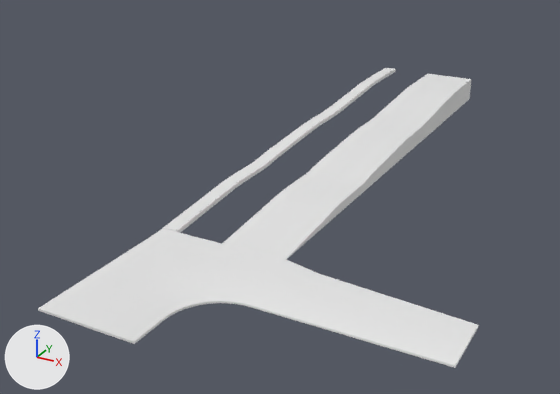
What one commit did to the OBJ model Assets/middleramp.obj.
One viewpoint serves both versions: a 50 mm lens placed at (29.1, -69.9, 34.3), pointed at (-15.9, 11.8, -6.6). Every picture has the same lights, and +X, +Y and +Z are marked at lower left. Where no turn or scale is listed for an object, it has been applied to the vertices.

Names of what the first picture shows: 'Cube.005_Cube.006', 'Cube.022_Cube.018'.
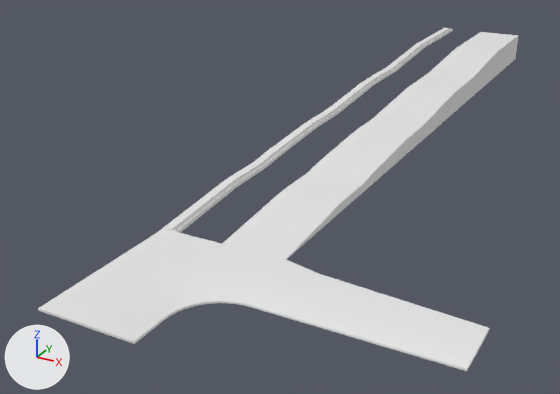
What differs and where, as boxes [x1, y1, x2, y2] in the pictures (560 x 394 px; the box of a moved part takes in the faces that stretch with it):
'Cube.005_Cube.006', reshaped (9% wider, 15% taller)
    before: [38, 74, 479, 368]
    after: [38, 32, 518, 371]
'Cube.022_Cube.018', reshaped (24% wider, 24% taller)
    before: [163, 68, 396, 233]
    after: [163, 28, 453, 233]
part 1 of me_cube_005_cube_006, built on
    before: [411, 74, 471, 114]
    after: [411, 32, 518, 114]
part 2 of me_cube_005_cube_006, moved or reshaped
    before: [276, 274, 479, 368]
    after: [276, 274, 490, 371]
part 3 of me_cube_022_cube_018, built on
    before: [170, 68, 394, 231]
    after: [170, 28, 453, 231]

The change in detail:
Material 'Material.017' (mat_material_017) is new.
Its base color is (0.439, 0.439, 0.439) (grey #b1b1b1).
Its roughness is 0.526.
me_cube_005_cube_006 is used by ob_cube_005_cube_006; location (0.0, 0.0, 0.0).
Verts and faces of me_cube_005_cube_006; kept vertices keep their numbers, new ones are numbered from 220.
Before the commit, vertices of me_cube_005_cube_006: 211 (17.2, -14.5, -0.9) at pixel (478, 324), 212 (17.2, -14.5, -1.2) at pixel (478, 327), 213 (17.2, -20.8, -1.2) at pixel (455, 367), 214 (17.2, -20.8, -1.0) at pixel (455, 365), 215 (17.2, -20.8, -0.9) at pixel (455, 365).
Before the commit, vertices of me_cube_005_cube_006: 216 (17.2, -20.8, -0.9) at pixel (455, 364).
me_cube_005_cube_006 had 220 vertices, 188 faces, 2 loose edges and spanned x -16.4..17.2, y -29.9..49.1, z -1.3..2.2.
me_cube_005_cube_006 now has 284 vertices, 274 faces, 2 loose edges and spans x -16.4..18.1, y -29.9..79.7, z -1.3..3.4.
Part 1, on me_cube_005_cube_006:
2 vertices are removed from x -9.2..-2.0, y 49.1, z 2.2.
4 faces are deleted.
35 vertices are added at x -9.2..-2.0, y 46.3..79.7, z -1.0..3.4.
31 new vertices lie (7.2, 0.0, 0.0) away from vertices in x -9.2, y 46.3..79.7, z -1.0..3.4.
90 new faces join them.
Part 2, on me_cube_005_cube_006:
Vertices 211 to 216 move by (0.9, 0.0, 0.0).
me_cube_022_cube_018 is used by ob_cube_022_cube_018; location (0.0, 0.0, 0.0).
me_cube_022_cube_018 had 146 vertices, 142 faces and spanned x -16.4..-14.7, y -12.3..49.1, z -1.3..2.3.
me_cube_022_cube_018 now has 198 vertices, 192 faces and spans x -16.4..-14.7, y -12.3..79.7, z -1.3..3.5.
Part 3, on me_cube_022_cube_018:
15 faces are deleted.
1 vertex is added at (-14.8, 63.8, 3.0).
13 new vertices lie (-0.6, 0.0, 0.0) away from vertices in x -14.8, y -12.2..49.1, z -0.9..2.3.
13 new vertices lie (1.0, 0.0, 0.0) away from vertices in x -16.4, y -12.2..49.1, z -0.9..2.3.
10 new vertices lie (0.0, 14.7, 1.2) away from vertices in x -16.4..-14.7, y 49.1, z 2.3.
10 new vertices lie (0.0, 15.9, 0.0) away from vertices in x -16.4..-14.7, y 63.8, z 3.5.
5 new vertices lie (0.0, 0.0, -0.5) away from vertices in x -16.4..-14.7, y 63.8..79.7, z 3.5.
18 new faces join them, mat_material_004 (black #383838).
11 new faces join them, mat_material_010 (white #e7e7e7).
22 new faces join them, mat_concreteslab (white #e7e7e7).
14 new faces join them, mat_material_017 (grey #b1b1b1).
me_cube_022_cube_018 now uses material mat_material_017 (grey #b1b1b1).
